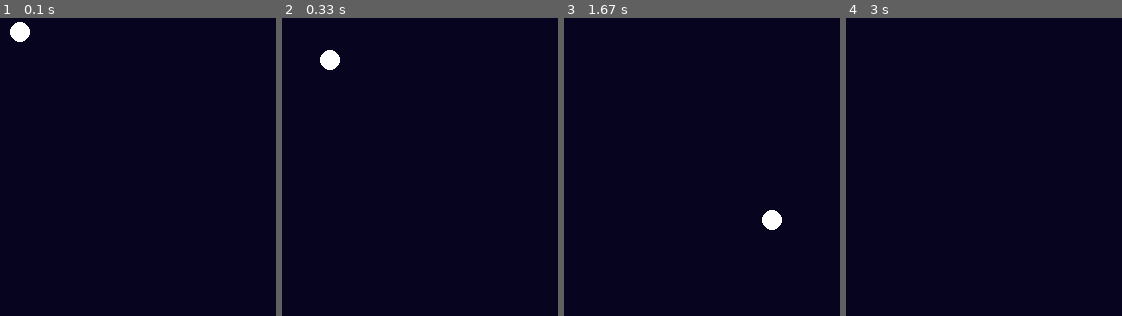
Above: before the commit, frames 1-4 (left to right).
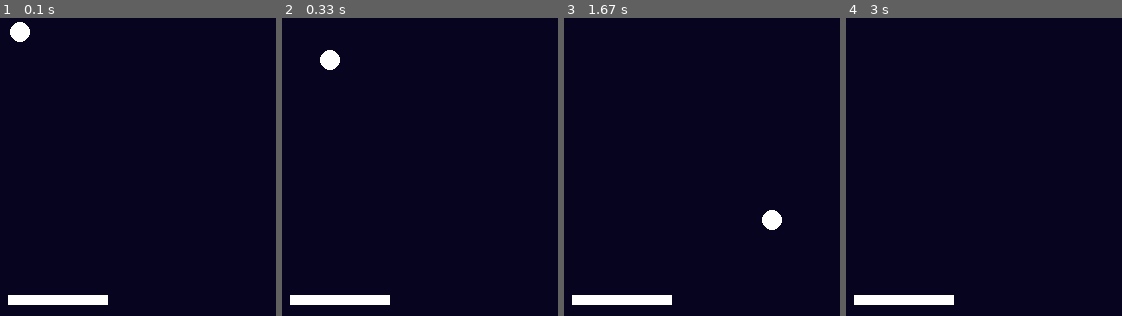
Above: after the commit, the same moments.

Repository: gnikkoch96/pygame-projects
Game: pygame game, started from brick_breaker/main.py
Same seed, same stepped clock (60 frames per second), same inputs: the game is played once before the commit and once after it.
Inputs:
- Up to frame 1 (0.1 s): no input
- Up to frame 2 (0.33 s): no input
- Up to frame 3 (1.67 s): no input
- Up to frame 4 (3 s): no input
The pictures show only the part of the screen within x 27-77%, y 50-100%; the shares and areas given below are measured in that part.

The runs differ from the first frame. In frame 1, 1.2% of the frame differs, in the area x 2-40%, y 92-97%; in frame 2, 1.2%; in frame 3, 1.2%; in frame 4, 1.2%.

Commit message:
feat: add player object to main to display on screen

Diff:
--- a/brick_breaker/entities/player.py
+++ b/brick_breaker/entities/player.py
@@ -1,7 +1,7 @@
 import pygame
 
 class Player:
-    def __init__(self, x: int, y: int, width: int = 10, height: int = 5, speed: int = 3):
+    def __init__(self, x: int, y: int, width: int = 100, height: int = 10, speed: int = 3):
         self.x = x
         self.y = y
         self.width = width
--- a/brick_breaker/main.py
+++ b/brick_breaker/main.py
@@ -1,5 +1,6 @@
 import pygame
 from entities.ball import Ball
+from entities.player import Player
 from config import SCREEN_HEIGHT, SCREEN_WIDTH, BACKGROUND_COLOR, FPS
 
 
@@ -16,6 +17,7 @@
 
 # game objs
 ball: Ball = Ball(SCREEN_WIDTH // 2, SCREEN_HEIGHT // 2)
+player: Player = Player(SCREEN_WIDTH //2, SCREEN_HEIGHT - 25)
 
 def check_input():
     global running
@@ -29,6 +31,7 @@
 
 def render():
     screen.fill(pygame.Color(BACKGROUND_COLOR))
+    player.render(screen)
     ball.render(screen)
     pygame.display.flip()
 
